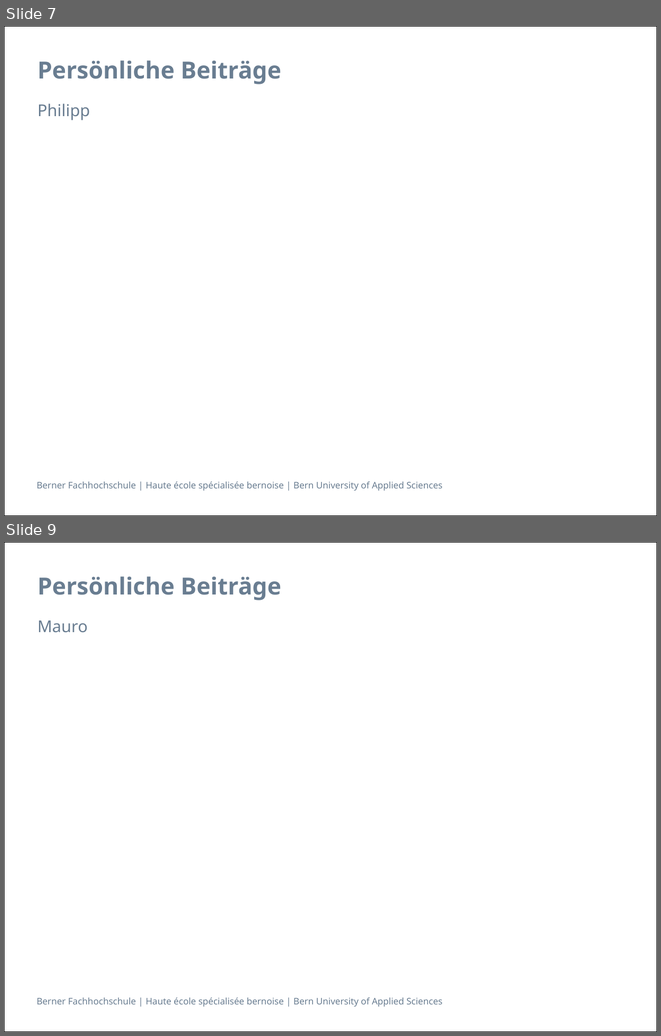
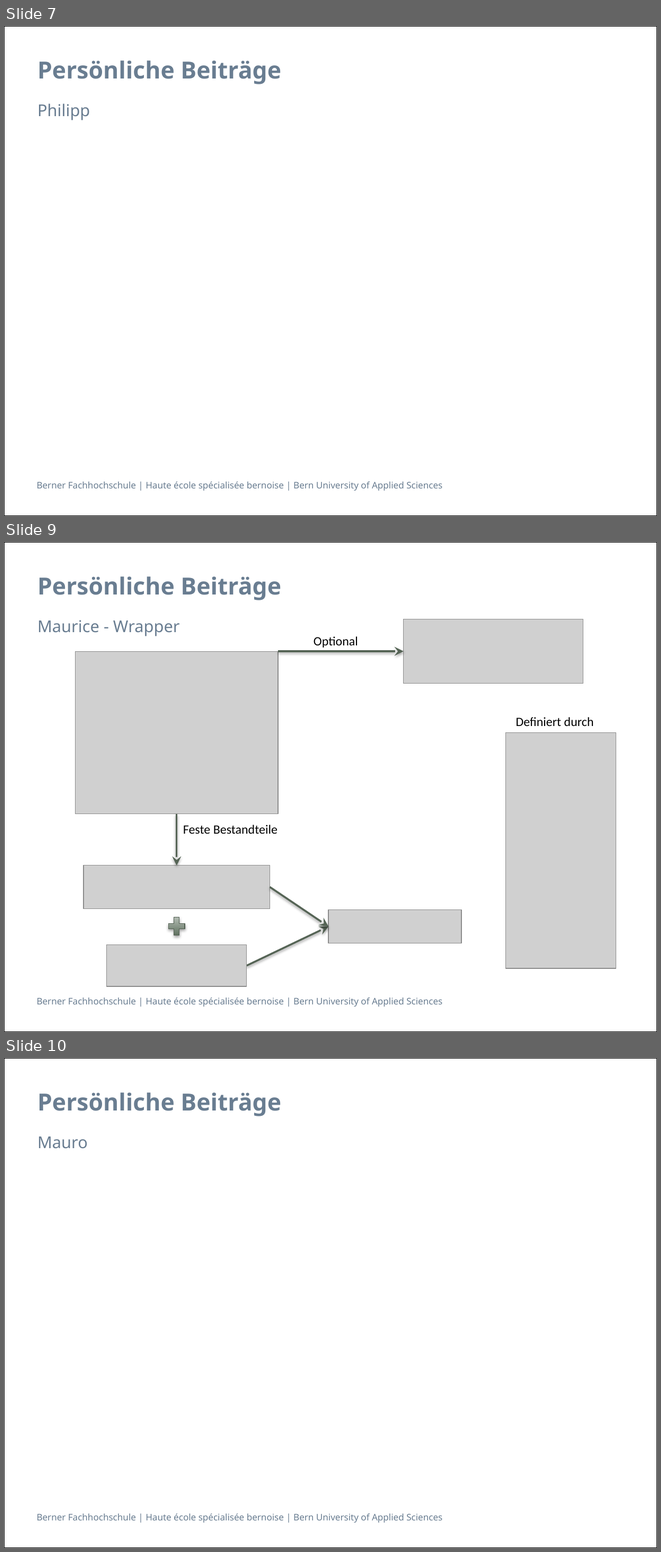
Before and after one commit to zyssm4/ch.bfh.btx8081.w2015.red, a slide deck: doc/Task14/task14_presentation Schlurp.pptx. Shown one above the other, each under a label of ours: slides 7 and 9 before the commit, slides 7, 9 and 10 after it; the slides between them are not shown. The pictures are 661x1036 and 661x1552 pixels, drawn with LibreOffice and Linux fonts; fonts in the diff are those of the drawing; grey boxes stand for pictures; background and template pictures are left out. Boxes give left, top, right and bottom in pixels: in the first picture for what was removed or moved away, otherwise in the second. Text is boxed around its words. In the diff, an @@ line names an element or a change of style, - is before the commit and + after.

```diff
--- a/doc/Task14/task14_presentation Schlurp.pptx
+++ b/doc/Task14/task14_presentation Schlurp.pptx
@@ slide 9 added at <box>4,542,657,1032</box>, background #FFFFFF; not listed: 2 template elements that a slide beside it also shows @@
@@ title added at <box>37,576,281,600</box>, 26 pt, text #697D91, bold @@
+Persönliche Beiträge
@@ text added at <box>37,620,180,636</box>, 18 pt, text #697D91 @@
+Maurice - Wrapper
@@ picture added at <box>404,619,583,684</box> @@
@@ text added at <box>314,636,358,647</box>, 14 pt, text #000000 @@
+Optional
@@ picture added at <box>75,651,278,814</box> @@
@@ arrow added from (278, 651) to (404, 651), #556455 2 pt @@
@@ text added at <box>516,717,594,726</box>, 14 pt, text #000000 @@
+Definiert durch
@@ picture added at <box>505,733,616,968</box> @@
@@ arrow added from (176, 814) to (176, 865), #556455 2 pt @@
@@ text added at <box>183,824,277,834</box>, 14 pt, text #000000 @@
+Feste Bestandteile
@@ picture added at <box>84,865,270,908</box> @@
@@ arrow added from (270, 886) to (328, 927), #556455 2 pt @@
@@ plus sign added at <box>166,914,188,938</box>, fill gradient #536653 to #C0C9C0, outline #536253 0.75 pt @@
@@ picture added at <box>328,910,462,943</box> @@
@@ arrow added from (247, 965) to (328, 927), #556455 2 pt @@
@@ picture added at <box>106,945,247,987</box> @@
@@ what was slide 9 is now slide 10 @@
```
Also in this commit, not shown: 1 slide changed.
